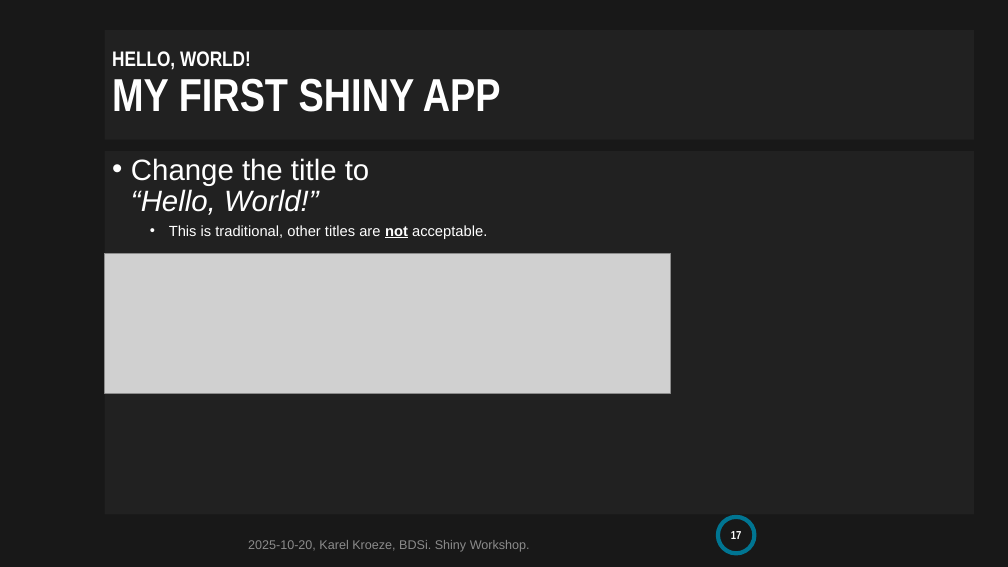
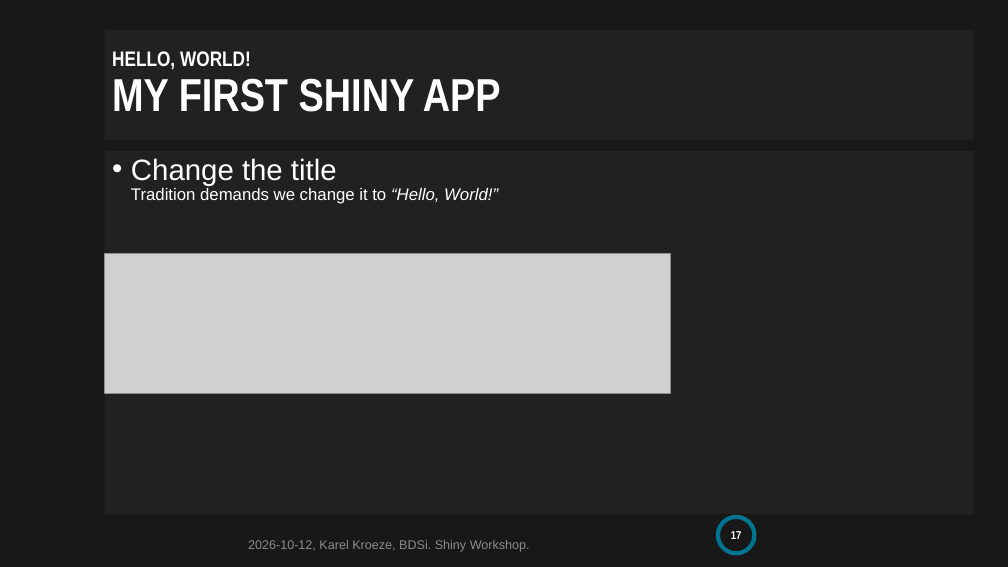
Before and after one commit to BDSI-Utwente/shiny-workshop, a slide deck: slide 17 of slides/shiny-workshop.pptx. Drawn at 1008x567 pixels with LibreOffice and Linux fonts; fonts in the diff are those of the drawing; grey boxes stand for pictures; background and template pictures are left out. Boxes give left, top, right and bottom in pixels: in the first picture for what was removed or moved away, otherwise in the second. Text is boxed around its words. In the diff, an @@ line names an element or a change of style, - is before the commit and + after.

```diff
--- a/slides/shiny-workshop.pptx
+++ b/slides/shiny-workshop.pptx
@@ text at box(131, 158, 498, 204): text changed; size 14 to 16 pt @@
-• Change the title to
-  “Hello, World!”
-  • This is traditional, other titles are not acceptable.
+• Change the title
+  Tradition demands we change it to “Hello, World!”
@@ text at box(248, 540, 530, 552): text changed @@
-2025-10-20, Karel Kroeze, BDSi. Shiny Workshop.
+2026-10-12, Karel Kroeze, BDSi. Shiny Workshop.
```
Also in this commit, not shown: 21 other slides changed, 1 slide added, 1 other file.
